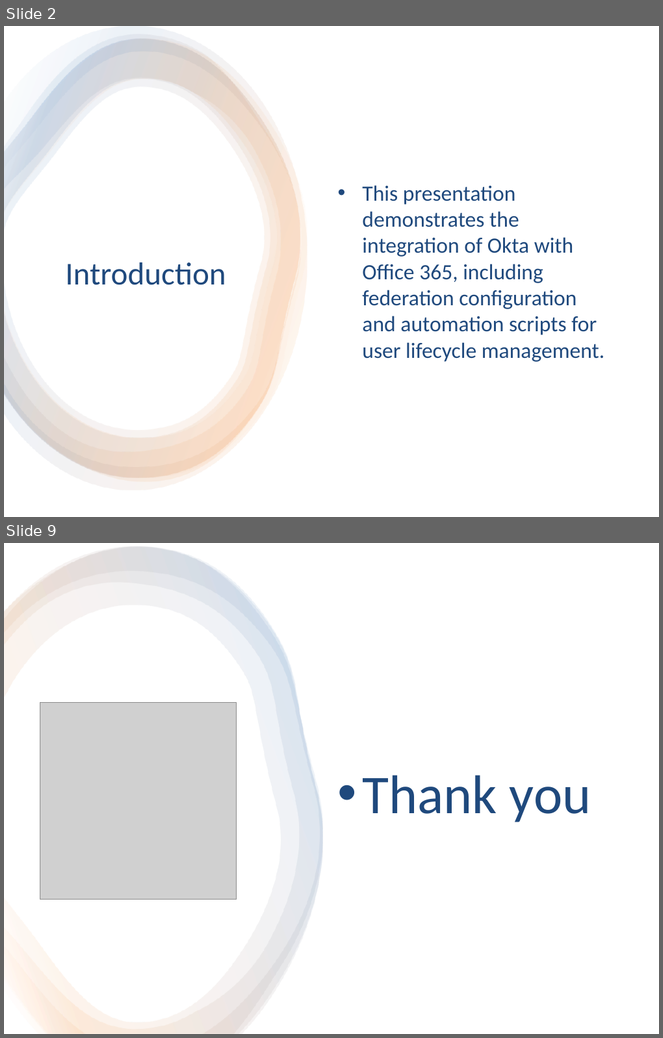
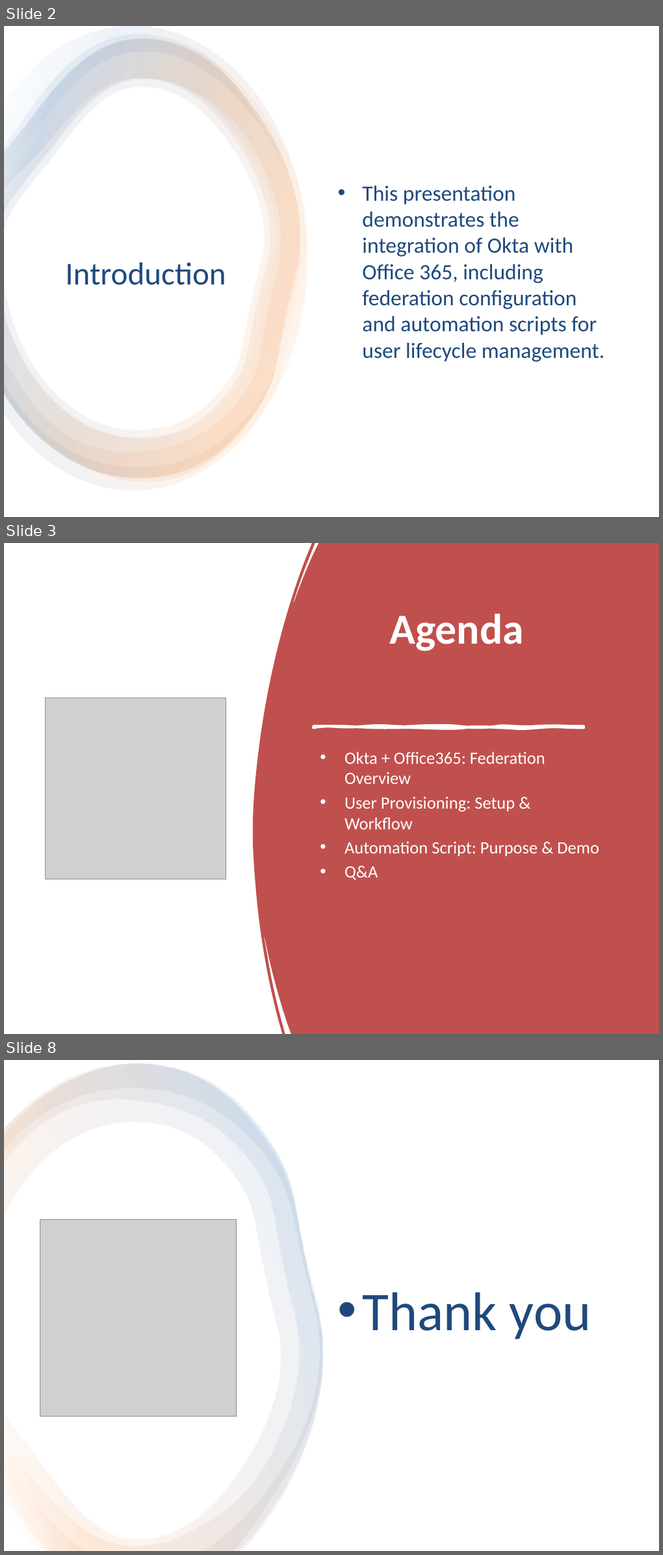
Before and after one commit to pruthvirajDarapu/okta-fedaration-task, a slide deck: Okta_and_Office_365_Federation_Demo.pptx. Shown one above the other, each under a label of ours: slides 2 and 9 before the commit, slides 2, 3 and 8 after it; the slides between them are not shown. The pictures are 663x1038 and 663x1555 pixels, drawn with LibreOffice and Linux fonts; fonts in the diff are those of the drawing; grey boxes stand for pictures. Boxes give left, top, right and bottom in pixels: in the first picture for what was removed or moved away, otherwise in the second. Text is boxed around its words. In the diff, an @@ line names an element or a change of style, - is before the commit and + after.

Commit message:
script-updated to create-multiple-users

```diff
--- a/Okta_and_Office_365_Federation_Demo.pptx
+++ b/Okta_and_Office_365_Federation_Demo.pptx
@@ slide 3 added at <box>4,543,659,1034</box>, background #FFFFFF @@
@@ freeform shape added at <box>253,543,659,1034</box>, fill #C0504D @@
@@ title added at <box>389,614,523,651</box>, 47 pt, text #FFFFFF, bold @@
+Agenda
@@ picture added at <box>46,698,226,879</box> @@
@@ freeform shape added at <box>313,726,583,728</box>, fill #FFFFFF, outline #FFFFFF 3 pt @@
@@ text added at <box>345,752,599,880</box>, 19 pt, text #FFFFFF @@
+• Okta + Office365: Federation Overview
+• User Provisioning: Setup & Workflow
+• Automation Script: Purpose & Demo
+• Q&A
@@ what was slide 9 is now slide 8 @@
```
Also in this commit, not shown: 2 slides changed, 3 other slides added, 5 slides removed, 3 other files.
